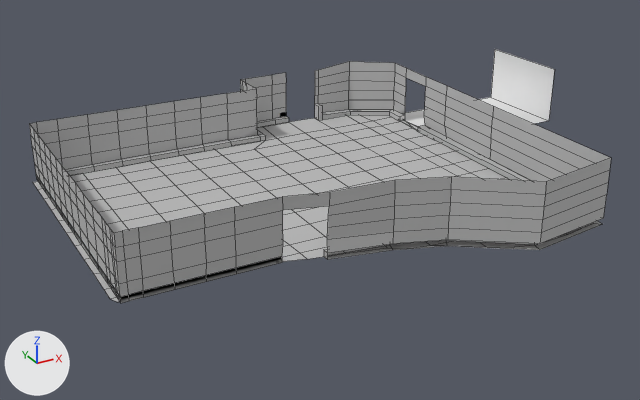
The FBX model gj-vln-2020/Assets/furniture/house/sveitane.fbx, before and after one commit.
Before and after are seen from a camera (50 mm lens) standing at (-13.9, -45.9, 19.5) and looking at (9.2, -3.8, -1.6). The axes (+X, +Y, +Z) are drawn at lower left. The lights are the same throughout. Mesh edges are drawn as thin lines. Where no turn or scale is listed for an object, it has been applied to the vertices. Vertices at the same position are counted once.
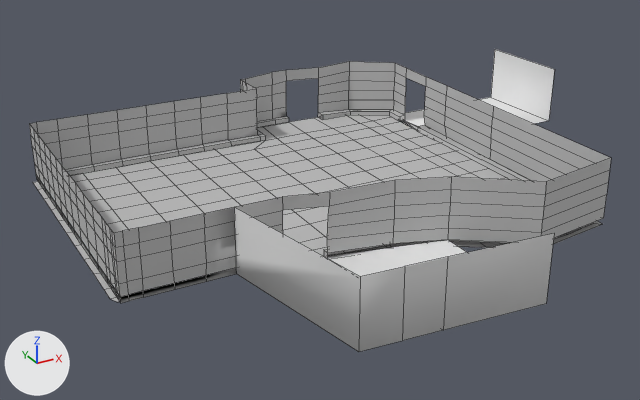
The change, as a diff of the scene's bpy script:
```diff
--- a/gj-vln-2020/Assets/furniture/house/sveitane.fbx.py
+++ b/gj-vln-2020/Assets/furniture/house/sveitane.fbx.py
@@ mat_bedroomwalls @@
+mat_bedroomwalls = principled_material('bedroomWalls')
+mat_bedroomwalls.base_color = (0.8, 0.8, 0.8)  # white #e7e7e7
+mat_bedroomwalls.roughness = 0.69
@@ mat_bedroomfloor @@
+mat_bedroomfloor = principled_material('bedroomfloor')
+mat_bedroomfloor.base_color = (0.8, 0.8, 0.8)  # white #e7e7e7
+mat_bedroomfloor.roughness = 0.69
@@ me_untitled_008 @@
 # used by ob_polysurface1_002; location = (0.0, 0.0, 0.0)
 # verts and faces of me_untitled_008; kept vertices keep their numbers, new ones are numbered from 618
 # before: 30 (1.2, -9.9, -1.5) at pixel (236, 273), 31 (3.7, -9.9, -1.5) at pixel (282, 262), 38 (1.2, -9.9, -1.2) at pixel (236, 267), 174 (12.1, -12.5, -1.1) at pixel (448, 239), 184 (5.9, -10.3, -1.5) at pixel (323, 256)
 # before: 301 (1.2, -10.0, -0.5) at pixel (236, 255), 302 (1.2, -10.0, 0.7) at pixel (235, 234), 303 (1.2, -10.0, 2.1) at pixel (234, 206), 496 (2.5, -9.5, -1.5), 608 (1.2, -10.0, 1.4) at pixel (234, 220)
 # before: 612 (12.1, -20.0, 2.4), 613 (12.1, -20.0, -0.4), 614 (12.1, -20.0, -1.1), 615 (12.1, -20.0, 1.7), 616 (12.1, -20.0, 1.0)
 # before: 617 (12.1, -20.0, 0.3)
-me_untitled_008.from_pydata(...)  # 618 vertices, 546 faces; spans x -5.0..31.1, y -20.0..10.0, z -1.7..2.4
+me_untitled_008.from_pydata(...)  # 611 vertices, 548 faces; spans x -5.0..31.1, y -20.0..10.0, z -1.7..2.4
+# me_untitled_008 part 1
+# 12 vertices are removed from x 14.0..16.4, y 8.9..10.0, z -1.5..2.1
+# 16 faces are deleted
+# 3 vertices move from x 12.9..16.4, y 9.6..10.0, z -1.5..2.1 to x 12.9..16.4, y 9.6..10.0, z -1.5..2.3
+# 3 vertices are added at (16.4, 9.6, -1.5), (14.0, 10.0, 2.3), (14.0, 10.0, 1.5)
+# 8 new faces join them, mat_namas_initialshadinggroup1 (grey #bcbcbc)
+# 3 new faces join them, mat_lambert1 (grey #bcbcbc)
+# me_untitled_008 part 2
+delete_vertices([613, 615, 616, 617])  # with the faces that use them
+verts[496] = (2.5, -9.7, -1.5)  # moved
+verts[621] = (2.7, -19.0, 2.3)  # pixel (360, 276)
+verts[622] = (2.7, -19.0, -1.3)  # pixel (358, 351)
+verts[623] = (6.8, -19.4, 2.3)  # pixel (447, 256)
+verts[624] = (6.8, -19.4, -1.2)  # pixel (443, 330)
+verts[625] = (4.7, -19.2, 2.3)  # pixel (404, 266)
+verts[626] = (4.8, -19.2, -1.3)  # pixel (402, 340)
+faces += [(30, 38, 301, 302, 608, 303, 621, 622), (621, 625, 626, 622), (612, 614, 624, 623), (623, 624, 626, 625)]  # mat_bedroomwalls (white #e7e7e7)
+faces += [(30, 622, 626, 31), (174, 184, 624, 614), (31, 626, 624, 184)]  # mat_bedroomfloor (white #e7e7e7)
 me_untitled_008.materials.append(mat_namas_initialshadinggroup1)
@@ me_untitled_008 @@
 me_untitled_008.materials.append(mat_voniosfloor)
+me_untitled_008.materials.append(mat_bedroomwalls)  # white #e7e7e7
+me_untitled_008.materials.append(mat_bedroomfloor)  # white #e7e7e7
```

Pixel boxes [x1, y1, x2, y2] of what changed, in the pictures (640 x 400 px; the box of a moved part takes in the faces that stretch with it):
'polySurface1.002', reshaped (19% taller)
    before: [29, 49, 611, 303]
    after: [29, 49, 611, 352]
part 1 of me_untitled_008, moved or reshaped
    both: [245, 61, 418, 133]
part 2 of me_untitled_008, built on
    before: [282, 253, 306, 262]
    after: [234, 207, 554, 352]
